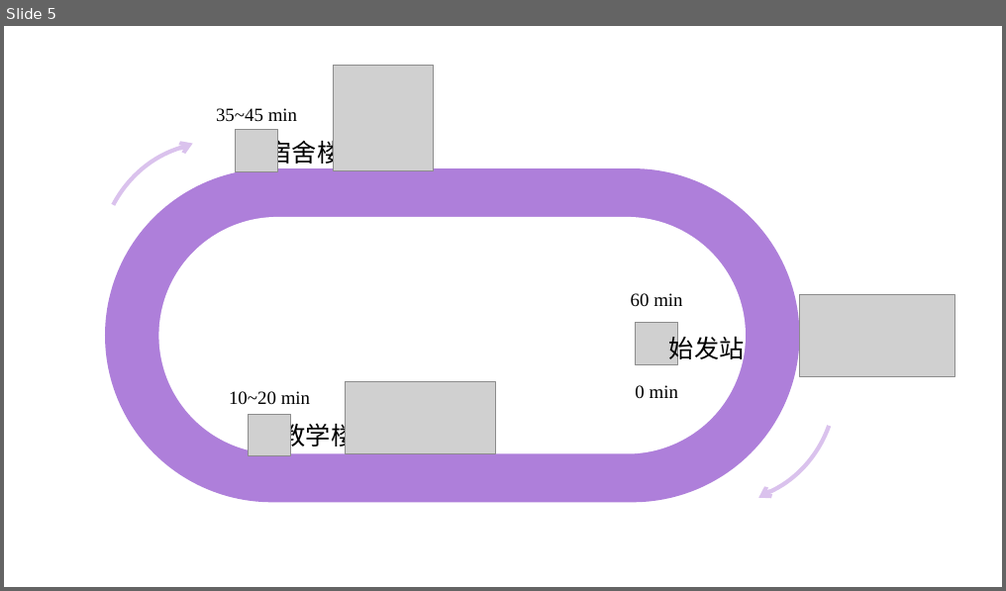
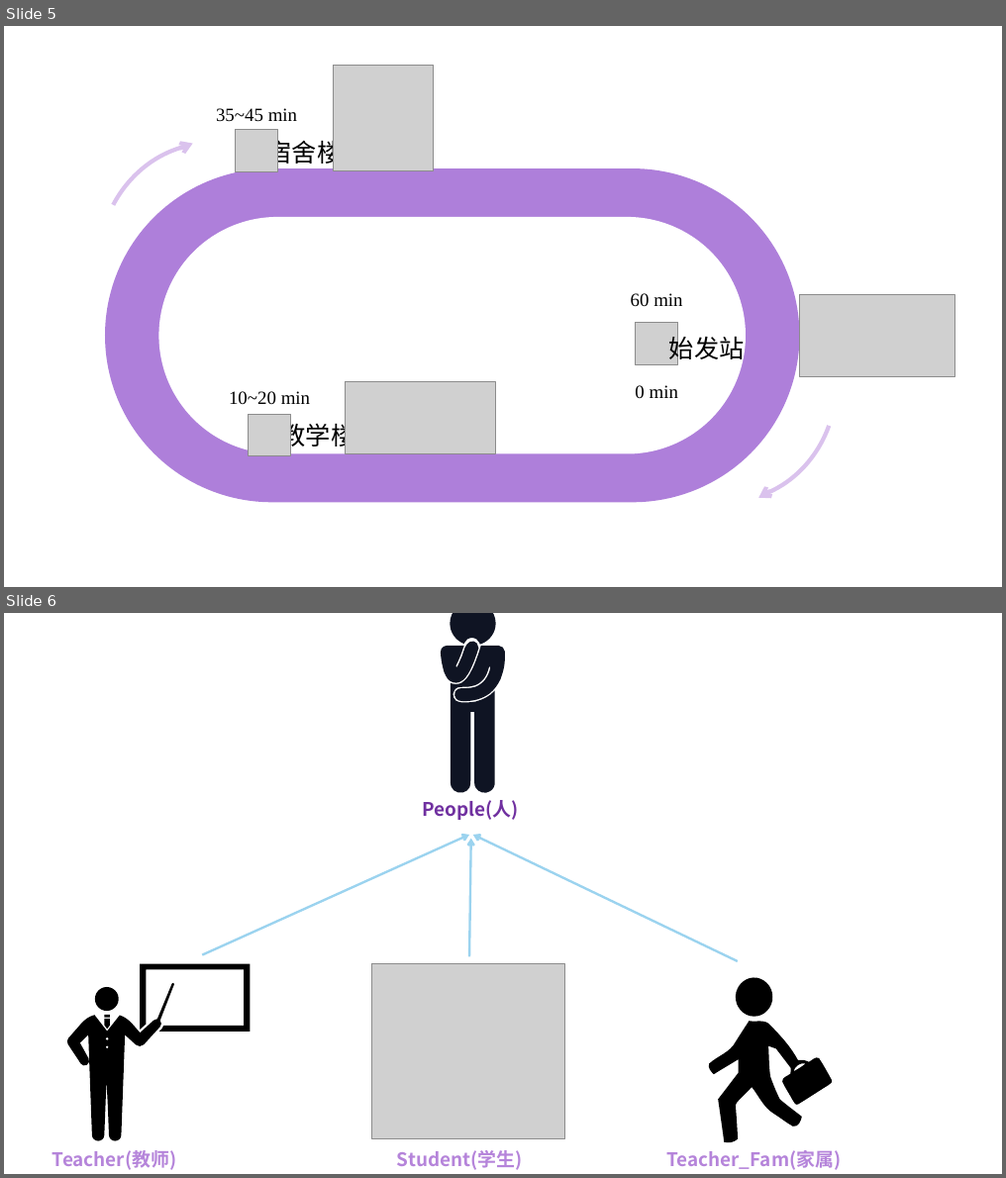
Before and after one commit to LinghaoChan/CPP-Final-Homework, a slide deck: 插图.pptx. Shown one above the other, each under a label of ours: slide 5 before the commit, slides 5 and 6 after it. The pictures are 1006x591 and 1006x1178 pixels, drawn with LibreOffice and Linux fonts; fonts in the diff are those of the drawing; grey boxes stand for pictures. Boxes give left, top, right and bottom in pixels: in the first picture for what was removed or moved away, otherwise in the second. Text is boxed around its words. In the diff, an @@ line names an element or a change of style, - is before the commit and + after.

```diff
--- a/插图.pptx
+++ b/插图.pptx
@@ slide 6 added at [4,613,1002,1174], background #FFFFFF @@
@@ freeform shape added at [441,642,478,683], fill #0F1423 @@
@@ freeform shape added at [450,613,496,645], fill #0F1423 @@
@@ freeform shape added at [450,646,505,794], fill #0F1423 @@
@@ text added at [422,800,518,820], 18 pt, text #7030A0, bold @@
+People(人)
@@ arrow added from (202, 956) to (469, 835), #2169D3 2.25 pt @@
@@ arrow added from (469, 958) to (471, 839), #2169D3 2.25 pt @@
@@ arrow added from (738, 961) to (473, 835), #2169D3 2.25 pt @@
@@ freeform shape added at [140,964,250,1032], fill #000000 @@
@@ picture added at [371,964,564,1139] @@
@@ ellipse added at [94,987,119,1011], fill #000000 @@
@@ freeform shape added at [155,983,174,1026], fill #000000 @@
@@ freeform shape added at [735,977,773,1017], fill #000000 @@
@@ freeform shape added at [67,1015,162,1142], fill #000000 @@
@@ rectangle added at [104,1015,110,1018], fill #000000 @@
@@ freeform shape added at [104,1019,110,1029], fill #000000 @@
@@ freeform shape added at [708,1019,834,1144], fill #000000 @@
@@ text added at [53,1151,176,1170], 18 pt, text #B584DA, bold @@
+Teacher(教师)
@@ text added at [397,1151,523,1170], 18 pt, text #B584DA, bold @@
+Student(学生)
@@ text added at [666,1151,841,1170], 18 pt, text #B584DA, bold @@
+Teacher_Fam(家属)
```
Also in this commit, not shown: 10 other files.
